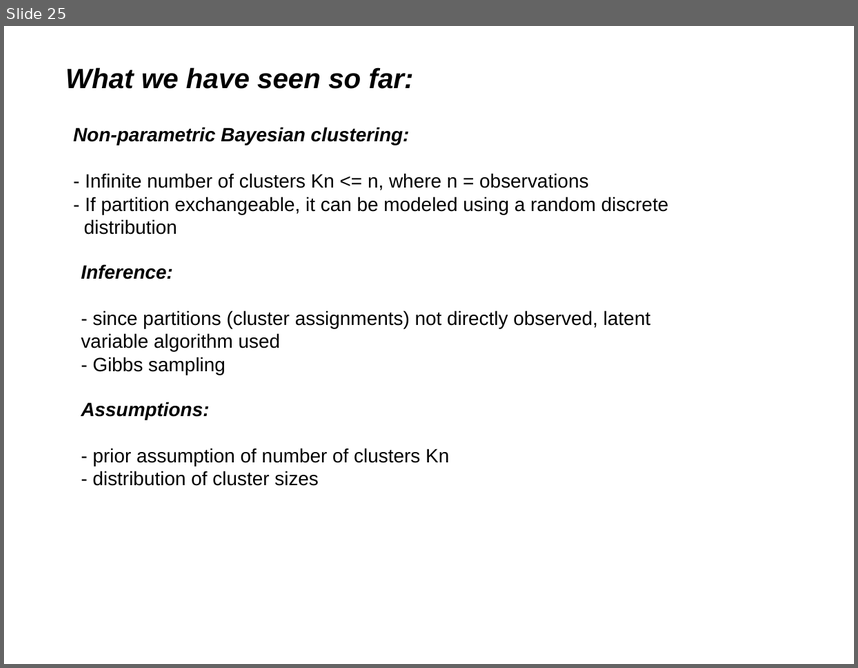
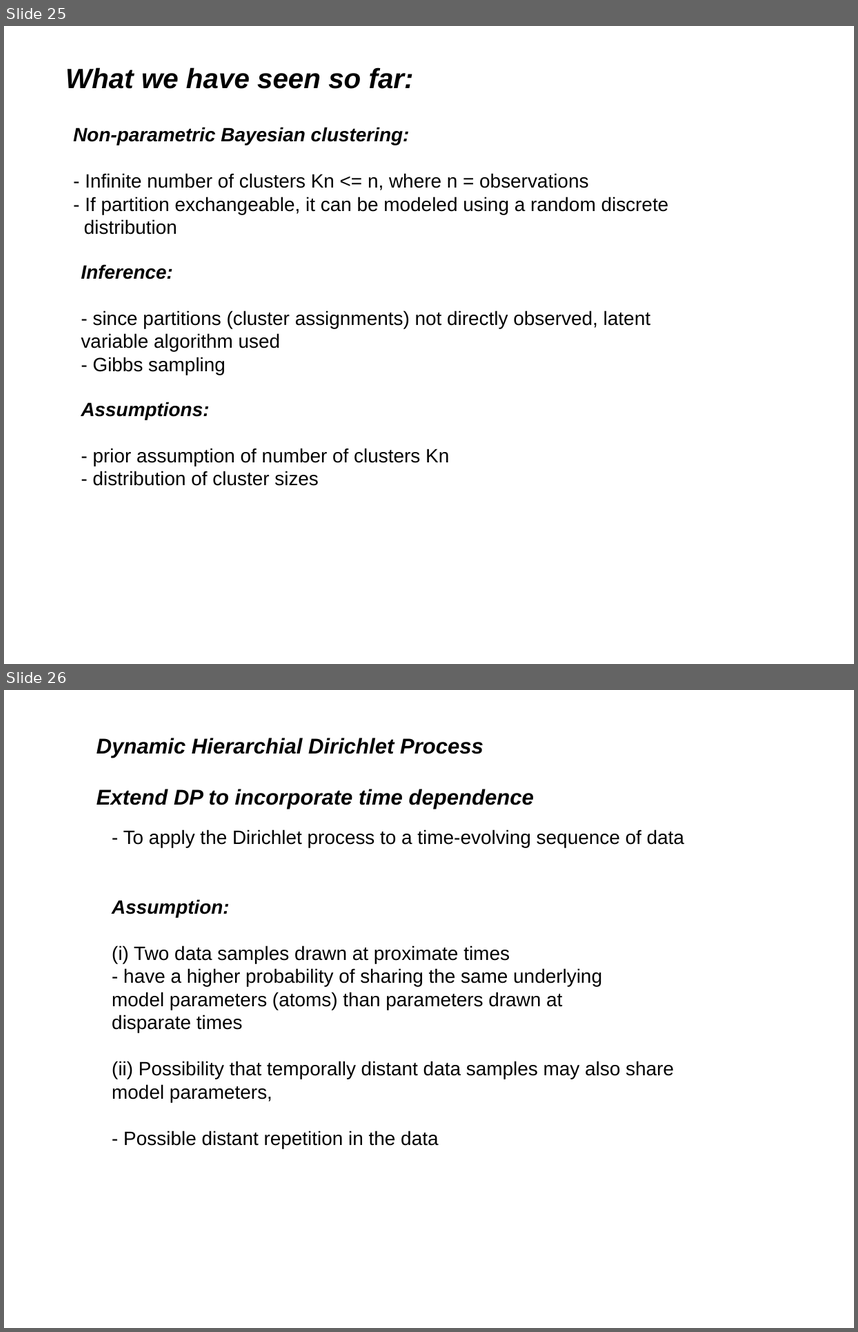
Before and after one commit to afcarl/Dirichlet_Processes, a slide deck: version_2.odp. Shown one above the other, each under a label of ours: slide 25 before the commit, slides 25 and 26 after it. The pictures are 858x668 and 858x1332 pixels, drawn with LibreOffice and Linux fonts; fonts in the diff are those of the drawing. Boxes give left, top, right and bottom in pixels: in the first picture for what was removed or moved away, otherwise in the second. Text is boxed around its words. In the diff, an @@ line names an element or a change of style, - is before the commit and + after.

```diff
--- a/version_2.odp
+++ b/version_2.odp
@@ slide 26 added at <box>4,690,854,1328</box>, background #FFFFFF @@
@@ text added at <box>96,738,534,809</box>, 20 pt, text #000000, bold, italic @@
+Dynamic Hierarchial Dirichlet Process
+Extend DP to incorporate time dependence
@@ text added at <box>112,829,684,1148</box>, 18 pt, text #000000 @@
+- To apply the Dirichlet process to a time-evolving sequence of data
+Assumption:
+(i) Two data samples drawn at proximate times
+- have a higher probability of sharing the same underlying
+model parameters (atoms) than parameters drawn at
+disparate times
+(ii) Possibility that temporally distant data samples may also share model parameters,
+- Possible distant repetition in the data
```
Also in this commit, not shown: 4 other slides added, 1 slide removed.
